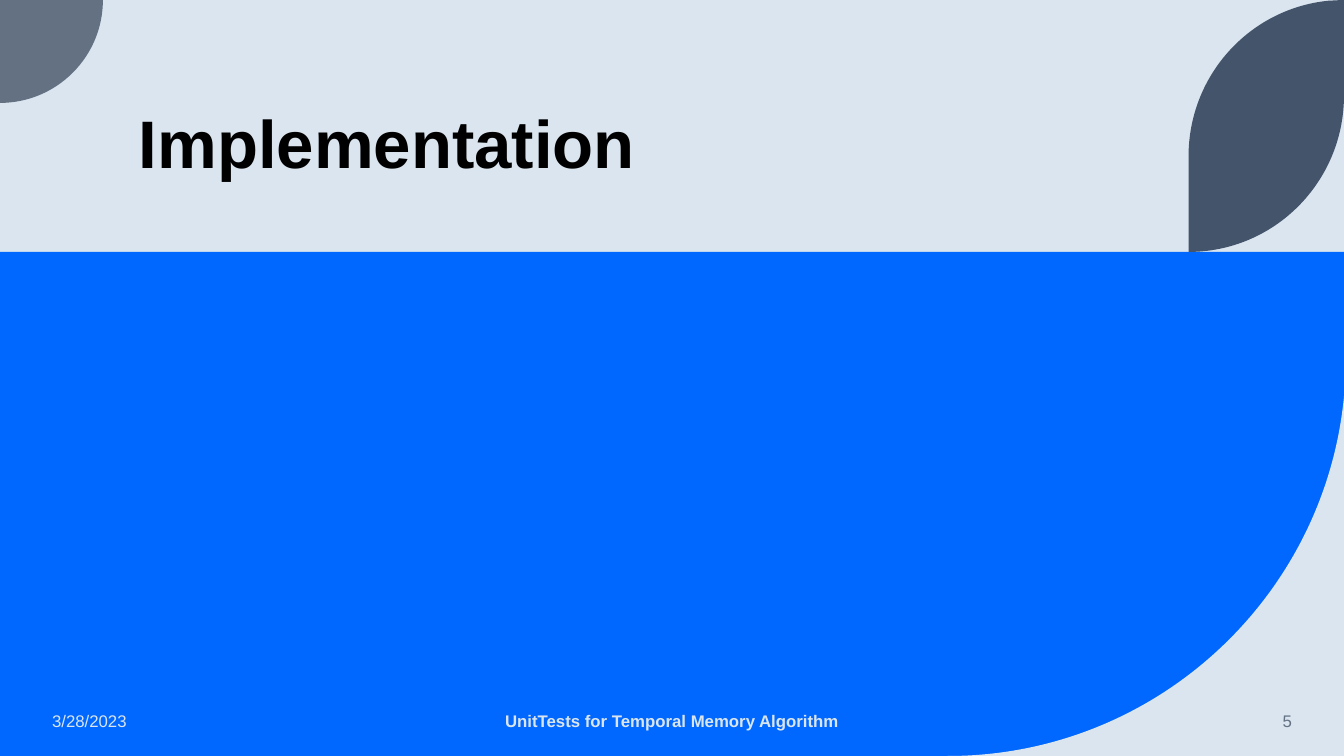
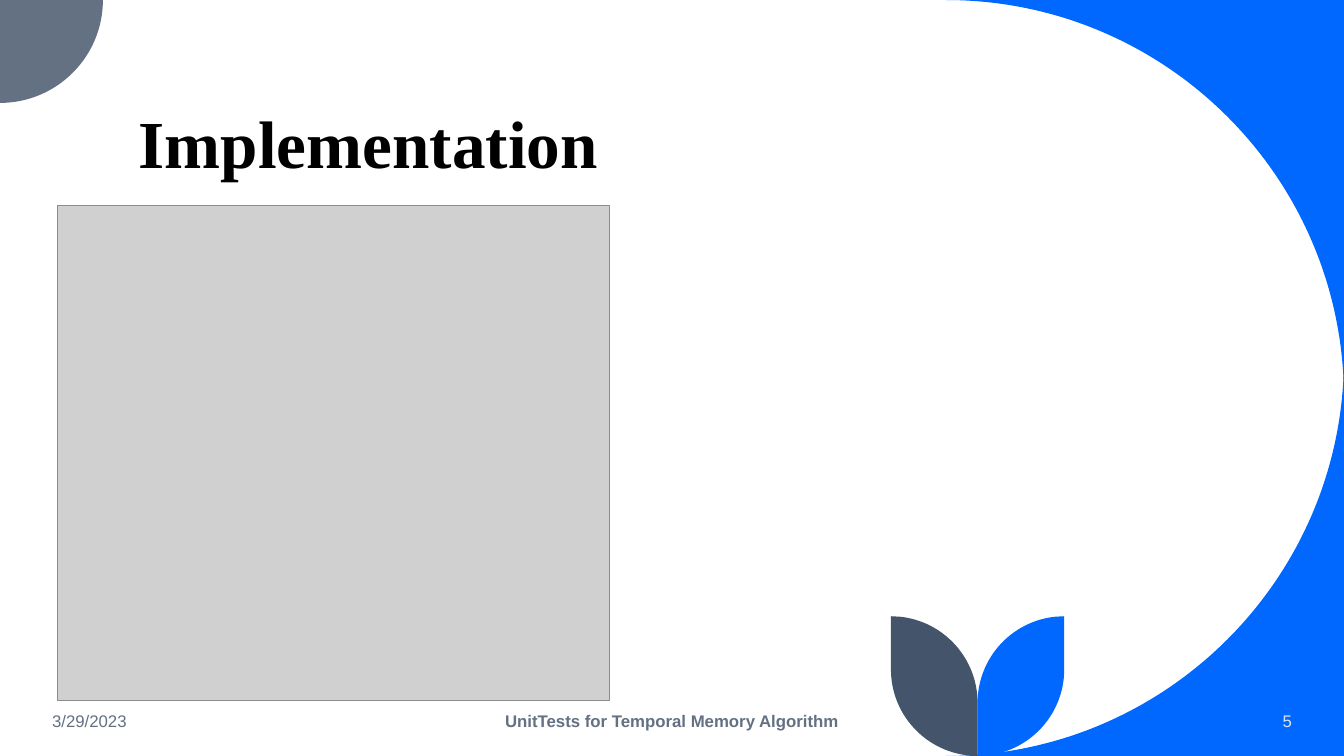
Before and after one commit to ddobric/neocortexapi, a slide deck: slide 5 of source/MySEProject/Documentation/Improve UnitTests for Temporal Memory Algorithm.pptx. Drawn at 1344x756 pixels with LibreOffice and Linux fonts; fonts in the diff are those of the drawing; grey boxes stand for pictures. Boxes give left, top, right and bottom in pixels: in the first picture for what was removed or moved away, otherwise in the second. Text is boxed around its words. In the diff, an @@ line names an element or a change of style, - is before the commit and + after.

```diff
--- a/source/MySEProject/Documentation/Improve UnitTests for Temporal Memory Algorithm.pptx
+++ b/source/MySEProject/Documentation/Improve UnitTests for Temporal Memory Algorithm.pptx
@@ background #DAE5EF to #FFFFFF @@
@@ freeform shape added at [946, 0, 1344, 398], fill #0068FF @@
@@ freeform shape removed at [1189, 0, 1344, 252] @@
@@ title "Implementation" at [139, 121, 598, 181]: font Arial to Times New Roman @@
@@ picture added at [57, 206, 609, 702] @@
@@ rectangle removed at [0, 252, 1344, 756] @@
@@ freeform shape at [946, 358, 1344, 756]: fill #DAE5EF to #0068FF; outline redrawn @@
@@ freeform shape added at [892, 617, 979, 756], fill #44546A @@
@@ freeform shape added at [979, 617, 1065, 756], fill #0068FF @@
@@ text at [52, 715, 127, 727]: text changed; text colour #DAE5EF to #637183 @@
-3/28/2023
+3/29/2023
@@ text "UnitTests for Temporal Memory Algorithm" at [505, 715, 838, 731]: text colour #DAE5EF to #637183; more space between paragraphs @@
@@ page number at [1283, 715, 1292, 727]: text colour #637183 to #DAE5EF; more space between paragraphs @@
```
Also in this commit, not shown: 7 other slides changed, 1 slide removed, 1 other file.
